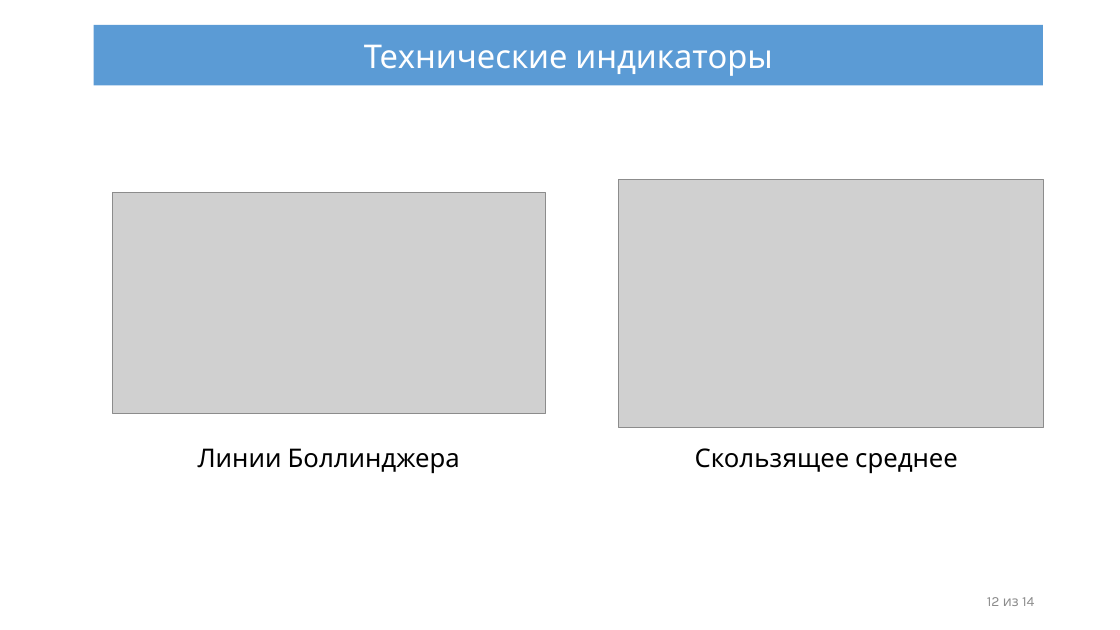
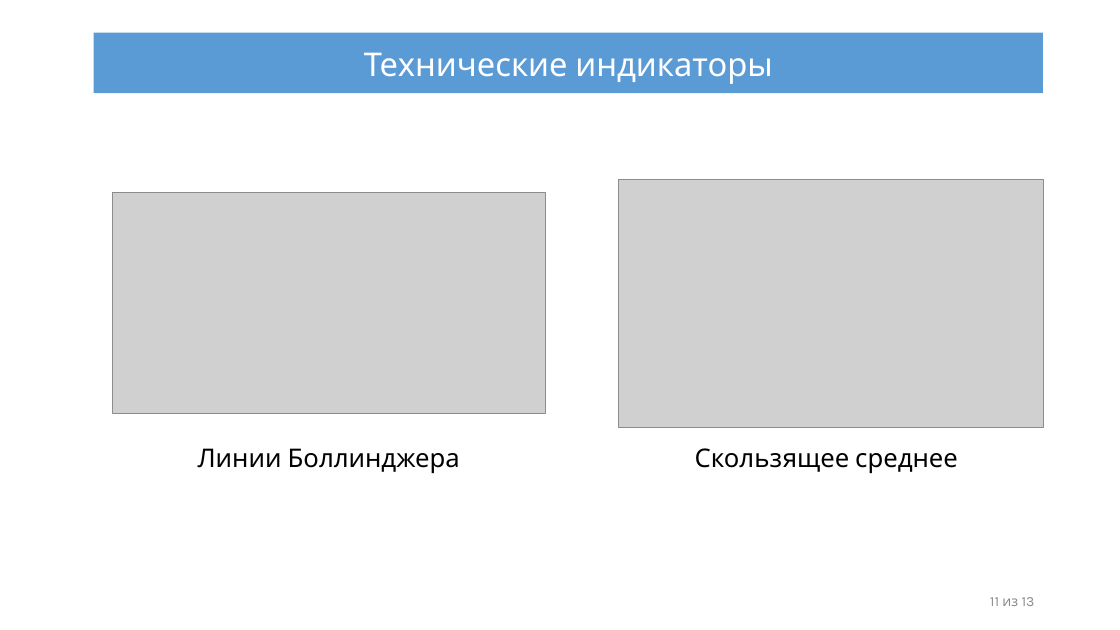
Before and after one commit to IliiaDenisov/masters-thesis, a slide deck: slide 11 of src/Презентация диплома.pptx. Drawn at 1120x630 pixels with LibreOffice and Linux fonts; fonts in the diff are those of the drawing; grey boxes stand for pictures. Boxes give left, top, right and bottom in pixels: in the first picture for what was removed or moved away, otherwise in the second. Text is boxed around its words. In the diff, an @@ line names an element or a change of style, - is before the commit and + after.

```diff
--- a/src/Презентация диплома.pptx
+++ b/src/Презентация диплома.pptx
@@ rectangle "Технические индикаторы": place and size @@
-rectangle "Технические индикаторы" at box(94, 25, 1044, 86)
+rectangle "Технические индикаторы" at box(94, 33, 1044, 93)
@@ text at box(990, 597, 1035, 606): text changed @@
-12 из 14
+11 из 13
```
Also in this commit, not shown: 11 other slides changed.
